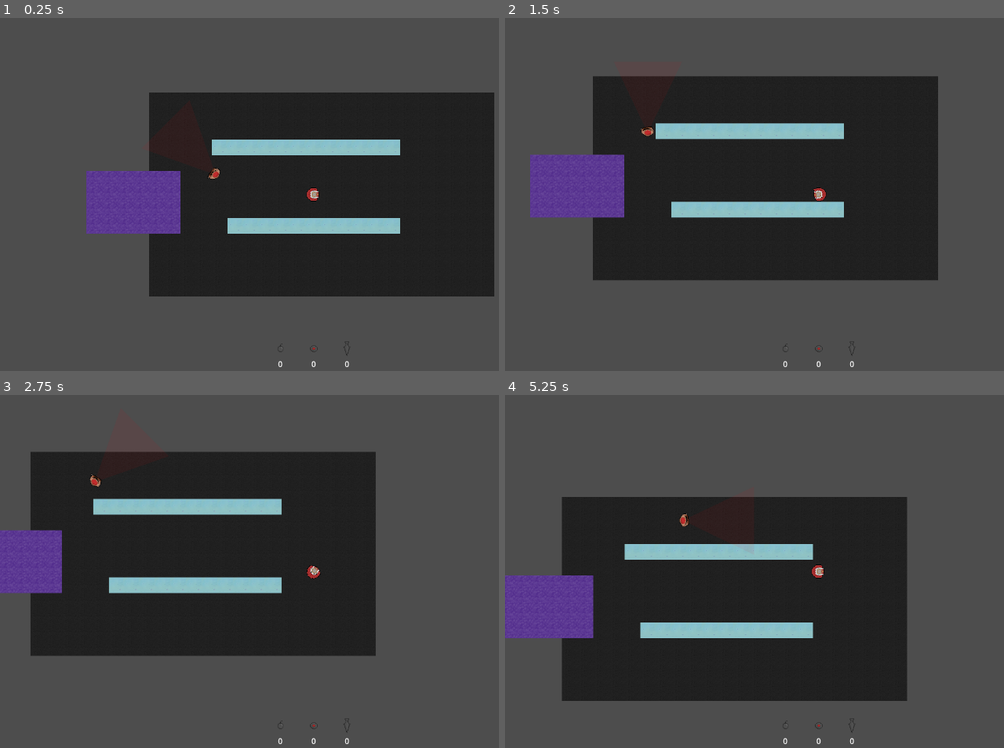
Above: before the commit, frames 1-4 (two rows, left to right).
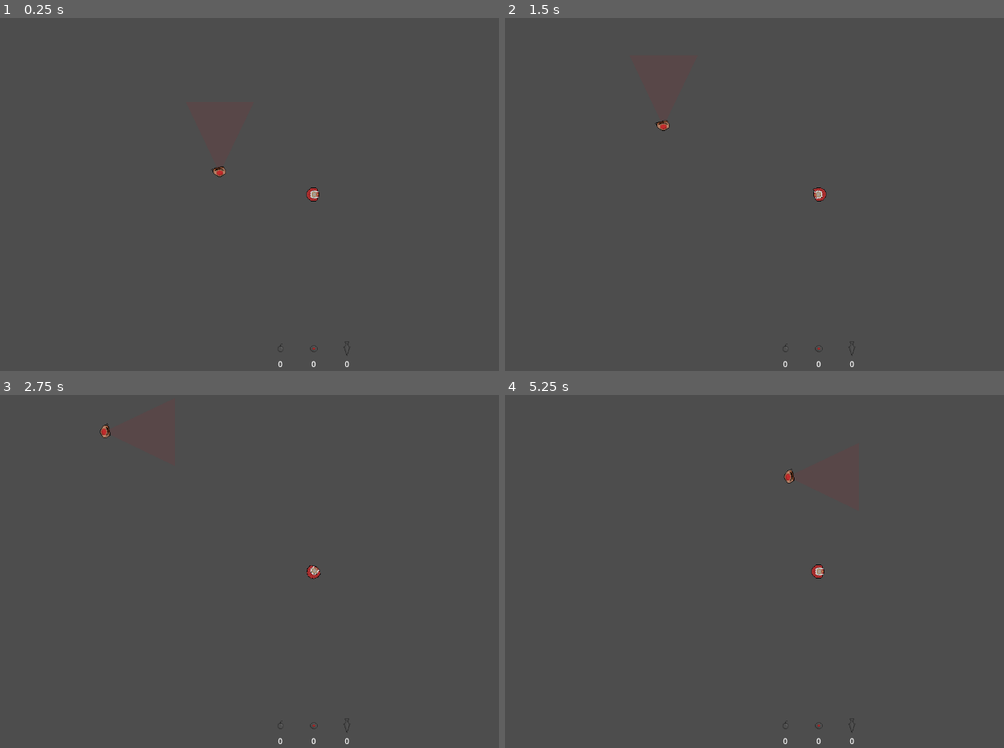
Above: after the commit, the same moments.

Repository: Fourcoogs/Free-Fall
Game: Godot game, scene res://Levels/PathfindingTest1.tscn
Two runs of this game, one before a commit and one after it. Both use one fixed random seed, a clock stepped at 60 frames per second and the inputs below. The project has no main scene, so this scene is started directly. The engine's default icon, where the game draws it, is replaced by a stand-in: a white triangle on a blue panel in a dark square.
Inputs (mouse positions are in pixels of both pictures, inside the frame that each line leads up to):
- Up to frame 1 (0.25 s): no input
- Up to frame 2 (1.5 s): move the mouse to (959, 176) at 0.52 s; hold D (Right) 0.53-1.28 s; hold Right mouse button (Throw) 0.53-1.28 s; move the mouse to (694, 212) at 1.27 s; hold S (Down) from 1.28 s (still down); click (694, 212) at 1.35 s
- Up to frame 3 (2.75 s): right-click (189, 589) at 1.55 s; tap Enter at 2 s; move the mouse to (374, 493) at 2.02 s; release S (Down) at 2.03 s; hold D (Right) from 2.03 s (still down); hold Right mouse button (Throw) from 2.03 s (still down); tap 1 (Select_1) at 2.1 s
- Up to frame 4 (5.25 s): move the mouse to (789, 642) at 2.77 s; release D (Right) at 2.78 s; release Right mouse button (Throw) at 2.78 s; hold W (Up) 2.78-3.53 s; tap 2 (Select_2) at 2.85 s; right-click (789, 642) at 3.05 s; move the mouse to (outside the picture) at 3.52 s; hold Right mouse button (Throw) 3.53-4.28 s; hold A (Left) 3.53-5.03 s; tap 3 (Select_3) at 3.6 s; tap Space at 4.25 s; move the mouse to (629, 518) at 4.27 s; right-click (629, 518) at 4.35 s; tap Enter at 5 s; move the mouse to (849, 571) at 5.02 s; hold S (Down) from 5.03 s (still down); hold Right mouse button (Throw) from 5.03 s (still down)

The runs differ from the first frame. In frame 1, 42% of the frame differs, in the area x 17-100%, y 21-79%; in frame 2, 42%; in frame 3, 41%; in frame 4, 42%.
Error before the commit: Invalid call. Nonexistent function 'useItem' in base 'Node (InventoryManager)'. (res://Game)
Error after the commit: Attempt to call function 'get_custom_data' in base 'null instance' on a null instance. (res://Game)

Commit message:
collision

Diff:
--- a/Game Assets/player.gd
+++ b/Game Assets/player.gd
@@ -70,7 +70,9 @@
 	var instance = InventoryManager.Instance
 	var item = instance.useItem(selectedItem)
 	if item is Node2D:
-		item.velocity
+		if item is SmokeBomb:
+			#item.direction =
+			pass
 
 func ReadyAttack():
 	attack_ready = true
--- a/tile_map_layer.tscn
+++ b/tile_map_layer.tscn
@@ -1,33 +1,25 @@
-[gd_scene load_steps=5 format=3 uid="uid://xhcohltgmtnr"]
+[gd_scene load_steps=4 format=3 uid="uid://xhcohltgmtnr"]
 
 [ext_resource type="Texture2D" uid="uid://drx1ptn6h1fts" path="res://tileMapAtlases.png" id="5_dn2dg"]
-
-[sub_resource type="TileSetAtlasSource" id="TileSetAtlasSource_0ugm7"]
-texture = ExtResource("5_dn2dg")
-texture_region_size = Vector2i(32, 32)
-0:0/0 = 0
-1:0/0 = 0
-2:0/0 = 0
-2:0/0/physics_layer_0/polygon_0/points = PackedVector2Array(-16, 16, 16, 16, 16, -16, -16, -16)
-2:0/0/custom_data_0 = true
-3:0/0 = 0
-3:0/0/physics_layer_0/polygon_0/points = PackedVector2Array(-16, 16, 16, 16, 16, -16, -16, -16)
-3:0/0/custom_data_0 = true
-4:0/0 = 0
-5:0/0 = 0
-5:0/0/physics_layer_0/polygon_0/points = PackedVector2Array(-16, 16, 16, 16, 16, -16, -16, -16)
-5:0/0/custom_data_0 = true
 
 [sub_resource type="TileSetAtlasSource" id="TileSetAtlasSource_vqaso"]
 texture = ExtResource("5_dn2dg")
 texture_region_size = Vector2i(32, 32)
 0:0/0 = 0
 1:0/0 = 0
+1:0/0/physics_layer_0/polygon_0/points = PackedVector2Array(-16, -16, 16, -16, 16, 16, -16, 16)
+1:0/0/custom_data_0 = true
 2:0/0 = 0
 3:0/0 = 0
+3:0/0/physics_layer_0/polygon_0/points = PackedVector2Array(-16, -16, 16, -16, 16, 16, -16, 16)
+3:0/0/custom_data_0 = true
 4:0/0 = 0
+4:0/0/physics_layer_0/polygon_0/points = PackedVector2Array(-16, -16, 16, -16, 16, 16, -16, 16)
+4:0/0/custom_data_0 = true
 5:0/0 = 0
 6:0/0 = 0
+6:0/0/physics_layer_0/polygon_0/points = PackedVector2Array(-16, -16, 16, -16, 16, 16, -16, 16)
+6:0/0/custom_data_0 = true
 
 [sub_resource type="TileSet" id="TileSet_srgx4"]
 tile_size = Vector2i(32, 32)
@@ -35,7 +27,6 @@
 physics_layer_0/collision_mask = 2
 custom_data_layer_0/name = "BlockNav"
 custom_data_layer_0/type = 1
-sources/20 = SubResource("TileSetAtlasSource_0ugm7")
 sources/28 = SubResource("TileSetAtlasSource_vqaso")
 tile_proxies/coords_level = [[0, Vector2i(0, 0)], [6, Vector2i(0, 0)], [1, Vector2i(0, 0)], [6, Vector2i(1, 0)], [2, Ve …(733 unchanged characters)…
 
